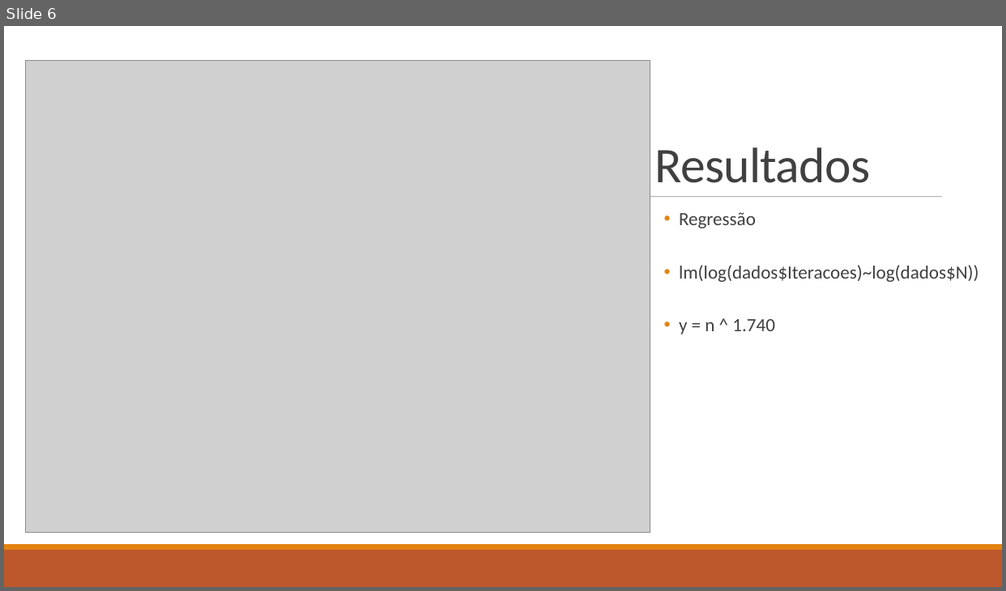
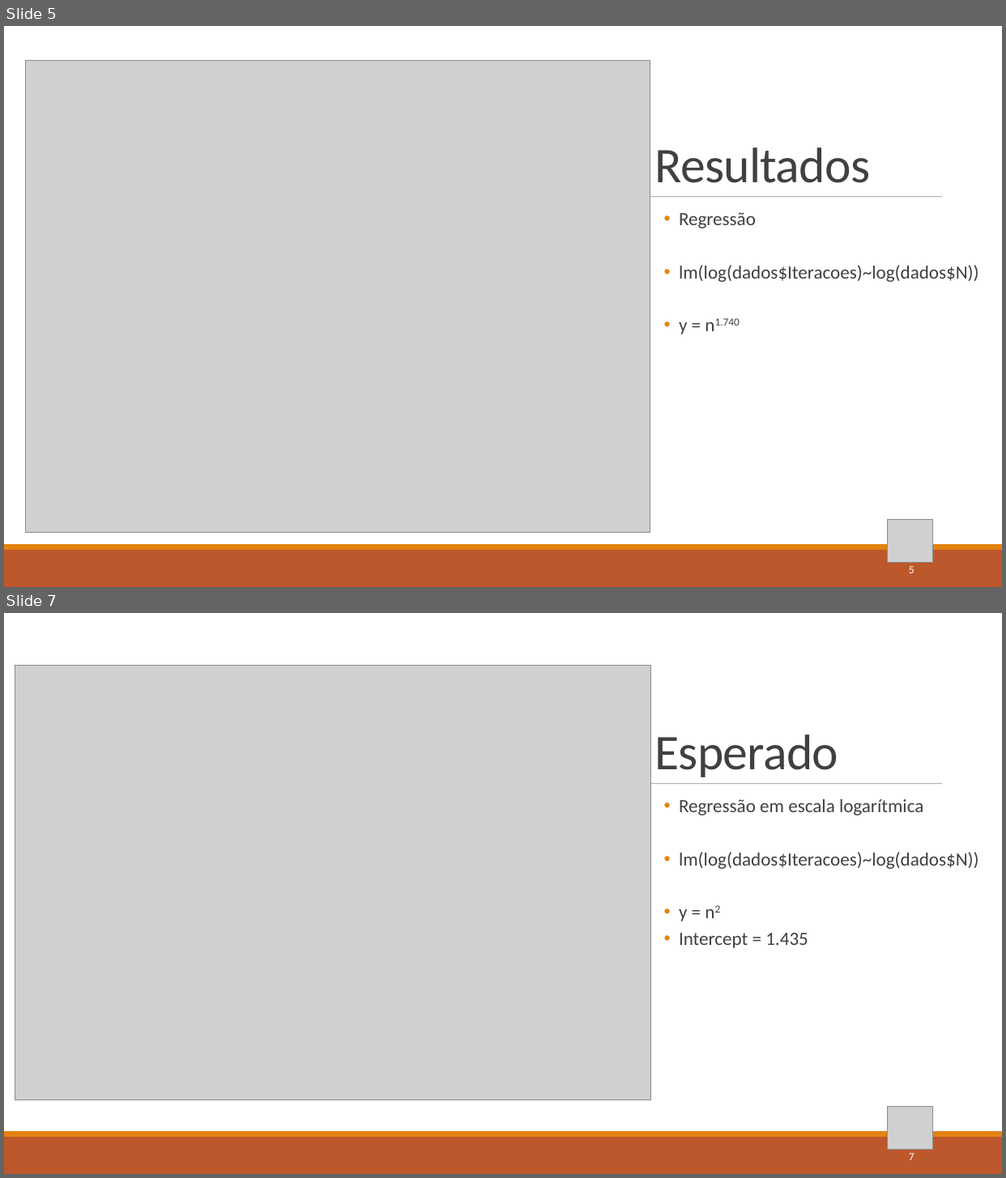
Before and after one commit to BeholderDEV/discretequeensproblem, a slide deck: N-Queens Problem Complexidade.pptx. Shown one above the other, each under a label of ours: slide 6 before the commit, slides 5 and 7 after it; the slides between them are not shown. The pictures are 1006x591 and 1006x1178 pixels, drawn with LibreOffice and Linux fonts; fonts in the diff are those of the drawing; grey boxes stand for pictures. Boxes give left, top, right and bottom in pixels: in the first picture for what was removed or moved away, otherwise in the second. Text is boxed around its words. In the diff, an @@ line names an element or a change of style, - is before the commit and + after.

```diff
--- a/N-Queens Problem Complexidade.pptx
+++ b/N-Queens Problem Complexidade.pptx
@@ slide 7 added at bbox=[4, 613, 1002, 1174], background #FFFFFF @@
@@ rectangle added at bbox=[4, 613, 1002, 1131], fill #FFFFFF @@
@@ picture added at bbox=[15, 665, 651, 1101] @@
@@ title added at bbox=[654, 735, 838, 777], 48 pt, text #404040 @@
+Esperado
@@ line added from (650, 784) to (942, 784), #808080 0.5 pt @@
@@ text added at bbox=[679, 799, 979, 948], 18 pt, text #404040 @@
+  • Regressão em escala logarítmica
+  • lm(log(dados$Iteracoes)~log(dados$N))
+  • y = n2
+  • Intercept = 1.435
@@ picture added at bbox=[889, 1107, 934, 1150] @@
@@ rectangle added at bbox=[4, 1137, 1002, 1174], fill #BD582C @@
@@ rectangle added at bbox=[4, 1131, 1002, 1137], fill #E48312 @@
@@ page number added at bbox=[909, 1153, 914, 1161], 10.5 pt, text #FFFFFF @@
+7
@@ what was slide 6 is now slide 5 @@
@@ slide 5 changed as well @@
@@ text at bbox=[679, 318, 739, 335]: text changed @@
-  • y = n ^ 1.740
+  • y = n1.740
@@ picture added at bbox=[889, 520, 934, 563] @@
@@ page number added at bbox=[909, 566, 914, 574], 10.5 pt, text #FFFFFF @@
+5
```
Also in this commit, not shown: 5 other slides changed, 1 other slide added, 1 slide removed, 9 other files.
